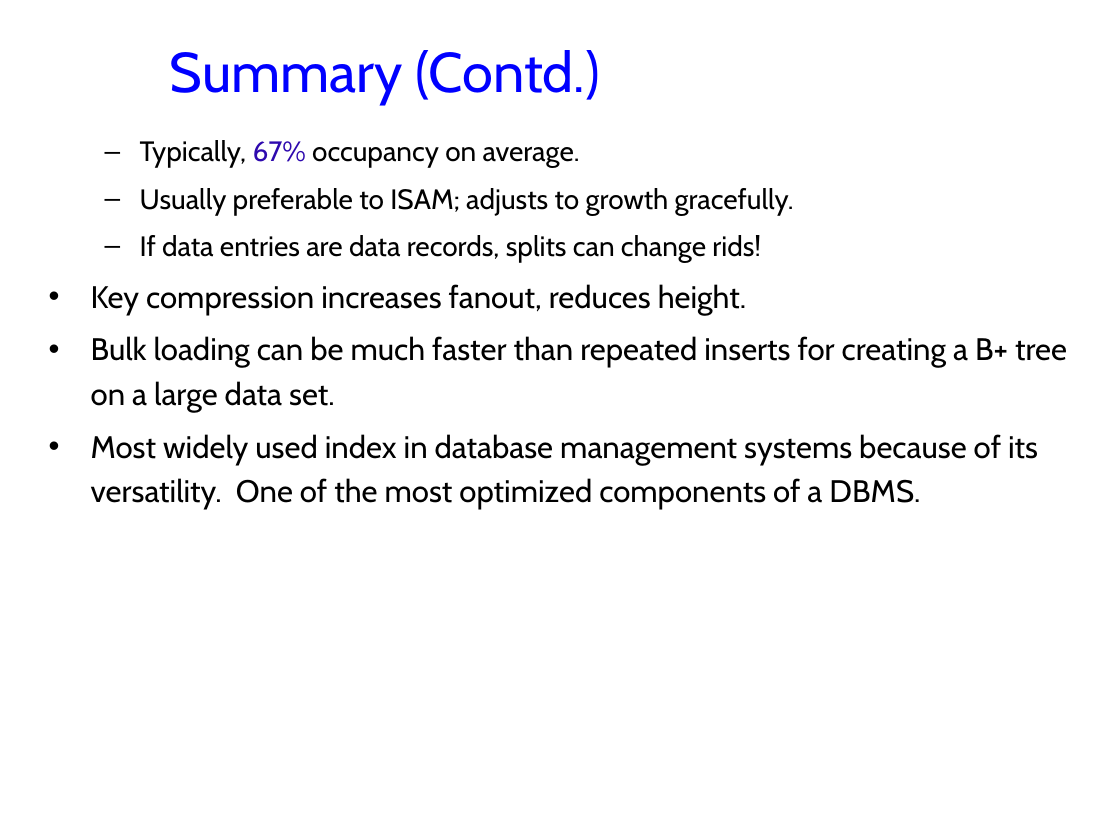
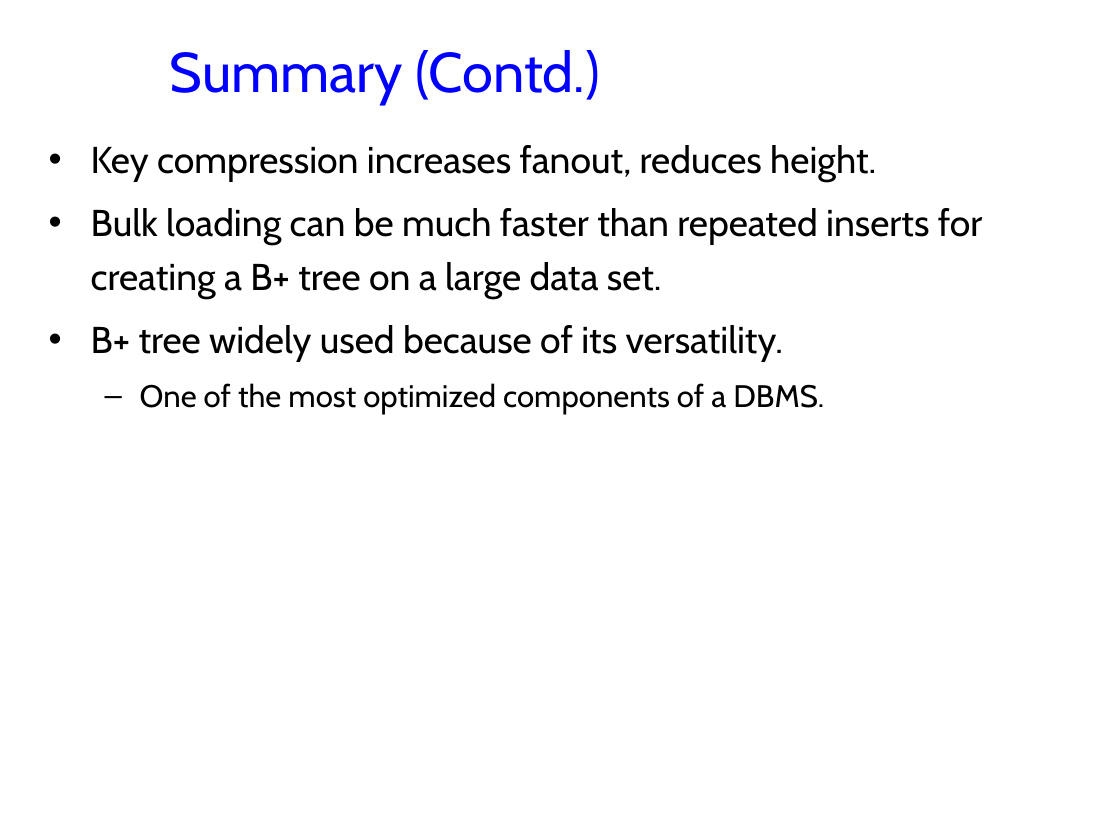
Before and after one commit to jhellerstein/cs186-09, a slide deck: slide 33 of lecs/06-TreeIndexes.ppt. Drawn at 1120x840 pixels with LibreOffice and Linux fonts; fonts in the diff are those of the drawing; background and template pictures are left out. Boxes give left, top, right and bottom in pixels: in the first picture for what was removed or moved away, otherwise in the second. Text is boxed around its words. In the diff, an @@ line names an element or a change of style, - is before the commit and + after.

```diff
--- a/lecs/06-TreeIndexes.ppt
+++ b/lecs/06-TreeIndexes.ppt
@@ text at bbox=[91, 145, 982, 298]: size 20 to 24 pt in "Key compression increases fanout, reduces height.", "Bulk loading can be much faster than ..."; more space between paragraphs @@
@@ text at bbox=[140, 140, 794, 262]: paragraphs removed @@
-  – Typically, 67% occupancy on average.
-  – Usually preferable to ISAM; adjusts to growth gracefully.
-  – If data entries are data records, splits can change rids!
@@ text at bbox=[91, 325, 824, 414]: text changed; size 20 to 24 pt @@
-• Most widely used index in database management systems because of its versatility. One of the most optimized components of a DBMS.
+• B+ tree widely used because of its versatility.
+  – One of the most optimized components of a DBMS.
```
Also in this commit, not shown: 11 other slides changed, 1 slide added, 1 slide removed, 1 other file.
